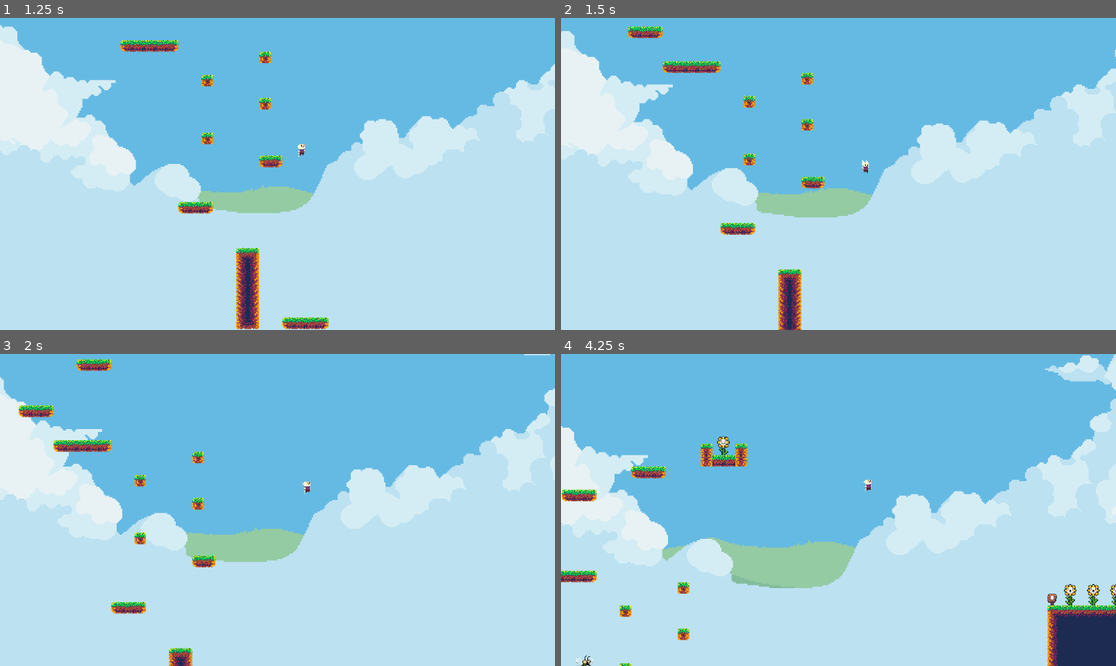
Above: before the commit, frames 1-4 (two rows, left to right).
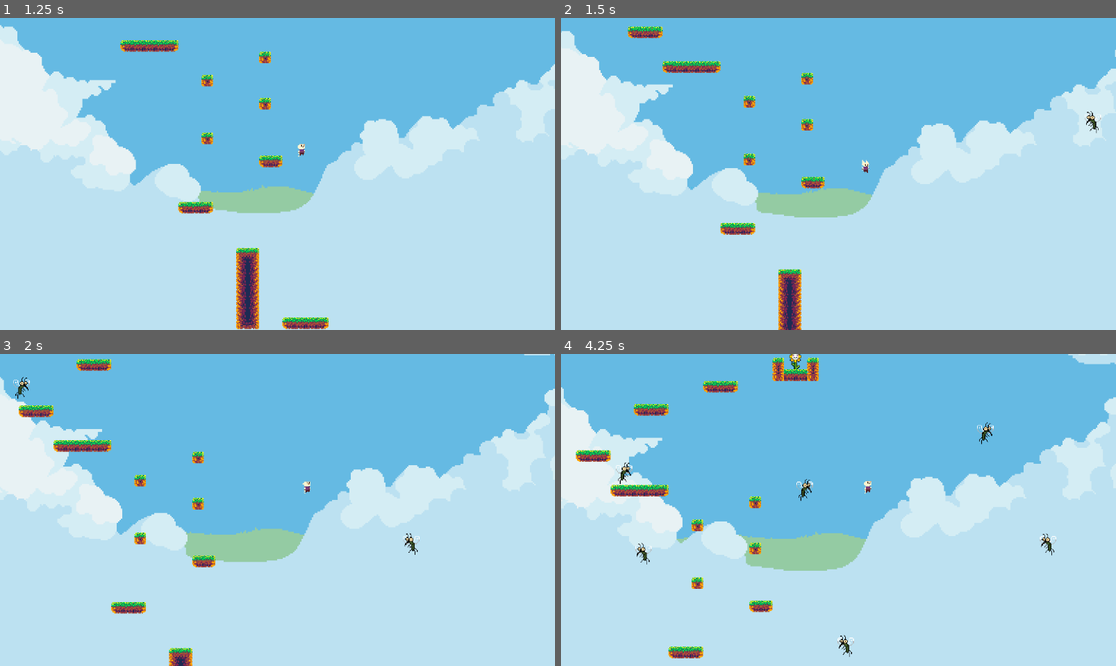
Above: after the commit, the same moments.

Repository: kenji-vitor/Platform-2D-in-Godot
Game: Godot game, scene res://Scenes/Stage1.tscn
Two runs of this game, one before a commit and one after it. Both use one fixed random seed, a clock stepped at 60 frames per second and the inputs below.
Inputs:
- Up to frame 1 (1.25 s): tap Enter at 0.5 s; hold D (move_right) from 0.53 s (still down); tap Space (jump) at 0.6, 0.77, 1.07 s
- Up to frame 2 (1.5 s): keep holding D (move_right); tap Shift (run) at 1.35 s
- Up to frame 3 (2 s): keep holding D (move_right); tap Space (jump) at 1.52, 1.55, 1.82 s
- Up to frame 4 (4.25 s): release D (move_right) at 2.03 s; hold A (move_left) 2.03-2.78 s; hold G (shoot) 2.03-2.78 s; tap Space (jump) at 2.3, 3.02, 3.05, 3.32, 3.6, 3.77, 4.07 s; hold D (move_right) from 2.78 s (still down); tap H (swap_weapon) at 2.85 s

Frame 1 is identical in both runs. In frame 2, less than 0.1% of the frame differs, in the area x 94-98%, y 29-37%; in frame 3, 0.2%; in frame 4, 15%, in the area x 0-100%, y 0-100%.

Commit message:
Spawn Trigger suppors speed upon spawn

Diff:
--- a/Scenes/Stage1.tscn
+++ b/Scenes/Stage1.tscn
@@ -1392,7 +1392,7 @@
 sources/7 = SubResource("TileSetAtlasSource_tafd4")
 
 [sub_resource type="RectangleShape2D" id="RectangleShape2D_f8g6u"]
-size = Vector2(663.5, 542)
+size = Vector2(2072, 1192)
 
 [node name="Node" type="Node" unique_id=104502373]
 
@@ -1467,7 +1467,7 @@
 
 [node name="Player_HERDADO2" parent="." unique_id=242470186 instance=ExtResource("13_65h6j")]
 position = Vector2(-1932, 569)
-max_jumps = 20
+max_jumps = 1000
 
 [node name="PurpleMushroom" parent="." unique_id=1958609275 instance=ExtResource("13_vmg04")]
 position = Vector2(-1722, 769)
@@ -1493,17 +1493,19 @@
 [node name="SpawnTrigger" type="Node2D" parent="." unique_id=521869425]
 script = ExtResource("15_f8g6u")
 enemy_scene = ExtResource("14_65h6j")
-spawn_positions = Array[Vector2]([Vector2(-2500, 400)])
-spawn_directions = Array[int]([1])
-spawn_max_enemies = Array[int]([3])
-spawn_intervals = Array[float]([1.4])
+spawn_positions = Array[Vector2]([Vector2(-1500, 400), Vector2(-2400, 200)])
+spawn_directions = Array[int]([-1, 1])
+spawn_max_enemies = Array[int]([3, 6])
+spawn_intervals = Array[float]([1.4, 1.0])
+spawn_SPEED = Array[int]([200, 250])
+deactivation_distance = 600.0
 spawn_interval = 0.0
 
 [node name="Area2D" type="Area2D" parent="SpawnTrigger" unique_id=1195792507]
 position = Vector2(-2049, 533)
 
 [node name="SpawnTriggerCollisionShape2D" type="CollisionShape2D" parent="SpawnTrigger/Area2D" unique_id=2052559848]
-position = Vector2(165.75, 5)
+position = Vector2(-404, 23)
 shape = SubResource("RectangleShape2D_f8g6u")
 
 [connection signal="body_entered" from="SpawnTrigger/Area2D" to="SpawnTrigger" method="_on_area_2d_body_entered"]
--- a/Scripts/mosquito.gd
+++ b/Scripts/mosquito.gd
@@ -9,7 +9,7 @@
 
 var start_y : float
 
-@export var amplitude = randi_range(60,120)
+@export var amplitude = randi_range(60,180)
 
 @export var frequency = randf_range(1,5)
 var direction = 1
--- a/Scripts/player.gd
+++ b/Scripts/player.gd
@@ -115,6 +115,7 @@
 func _physics_process(delta: float) -> void:
 	#var parallax = get_parent().get_node("$ParallaxBackground")
 	#aparallax.scroll_offset.y = global_position.y
+	#print(player.global_position)
 	_check_enemy_overlay()
 	if is_knockback:
 		if not is_on_floor():
--- a/Scripts/purple_mushroom.gd
+++ b/Scripts/purple_mushroom.gd
@@ -101,13 +101,14 @@
 		#velocity.y = JUMP_FORCE
 		#velocity.x = (SPEED + extra_x_speed) * direction
 		#print(velocity.x)
-		var safe_dir = _get_safe_jump_direction()
-		if safe_dir == 0:
-			_set_random_jump()
-			return
-		direction = safe_dir
+		#var safe_dir = _get_safe_jump_direction()
+		#if safe_dir == 0:
+		#	_set_random_jump()
+			#return
+		#direction = safe_dir
 		velocity.y = JUMP_FORCE
-		velocity.x = (SPEED + extra_x_speed) * direction
+		#velocity.x = (SPEED + extra_x_speed) * direction
+		velocity.x = SPEED * direction
 		is_jumping_boost = true
 		is_jumping = true
 		purple_mushroom.play("Jump")
--- a/Scripts/spawn_trigger.gd
+++ b/Scripts/spawn_trigger.gd
@@ -7,6 +7,11 @@
 @export var spawn_directions: Array[int] = [] # 1 OR -1
 @export var spawn_max_enemies: Array[int] = []
 @export var spawn_intervals: Array[float] = []
+@export var spawn_SPEED: Array[int] = []
+
+
+@export var deactivation_distance: float = 800.0
+
 var spawn_timers: Array[float] = []
 var spawn_current_enemies: Array[int] = []
 var total_spawned_per_point: Array[int] = []
@@ -20,11 +25,13 @@
 @export var spawn_limit: int = 0 #Only used in LIMITED
 #@export var spawn_direction = 1
 
+@export var stop_and_exit: bool = true
 
 var triggered = false
 var current_enemies = 0
 var total_spawned = 0
 
+var cached_player: Node2D = null
 
 var is_spawning = false
 @onready var area = $Area2D
@@ -38,8 +45,28 @@
 		total_spawned_per_point.append(0)
 
 func _physics_process(delta: float) -> void:
+	if triggered and cached_player:
+		var player = get_tree().get_first_node_in_group("player")
+		'''
+		var player = get_tree().get_first_node_in_group("player")
+		if player and global_position.distance_to(player.global_position) > despawn_distance:
+			queue_free()
+			return
+		'''
+		if player:
+			var min_distance = 9999999.0
+
+			for spawn_pos in spawn_positions:
+				var d = spawn_pos.distance_to(player.global_position)
+				if d < min_distance:
+					min_distance = d
+
+			if min_distance > deactivation_distance:
+				triggered = false
+				return
 	if not triggered:
 		return
+
 	for i in spawn_positions.size():
 		spawn_timers[i] += delta
 		var interval = spawn_intervals[i] if i < spawn_intervals.size() else spawn_interval
@@ -49,21 +76,19 @@
 		if spawn_timers[i] >= interval and spawn_current_enemies[i] < max_e:
 			spawn_timers[i] = 0.0
 			_spawn_enemy_at(i)
-					#print(current_enemies)
-					#return
-		'''
-		if spawn_current_enemies[i] < max_e:
-		    spawn_timers[i] += delta
-		    if spawn_timers[i] >= interval:
-		        spawn_timers[i] = 0.0
-		        _spawn_enemy_at(i)
-		'''
+func _draw() -> void:
+	# Apenas desenha no editor para te ajudar a configurar
+	if Engine.is_editor_hint() or OS.is_debug_build():
+		var color = Color(1,0,0,0.2)
+		draw_arc(Vector2.ZERO, deactivation_distance, 0, TAU, 64, color, 2.0) # Círculo vermelho transparente
+
 func _spawn_enemy_at(index: int) -> void:
 	var enemy = enemy_scene.instantiate()
 	get_parent().add_child(enemy)
 	enemy.global_position = spawn_positions[index]
 	if index < spawn_positions.size():
 		enemy.direction = spawn_directions[index]
+		enemy.SPEED = spawn_SPEED[index]
 	spawn_current_enemies[index] += 1
 	match spawn_mode:
 		SpawnMode.LOOP:
@@ -73,18 +98,18 @@
 			#Just pass, 'if' will lock it in spawn_current_enemes[i] < max_e (FALSE):
 			pass
 
-
 func _on_body_entered(body: Node2D) -> void:
 	if body.is_in_group("player"):
 		#print("Detectou o Player!!")
 		triggered = true
+		cached_player = body
 		#if not is_spawning:
 			#_start_spawning()
 		#if spawn_mode == SpawnMode.LIMITED or spawn_mode == SpawnMode.LOOP:
 		#total_spawned = 0
 
 func _on_body_exited(body: Node2D) -> void:
-	if body.is_in_group("player"):
+	if body.is_in_group("player") and stop_and_exit:
 		triggered = false
 
 '''
